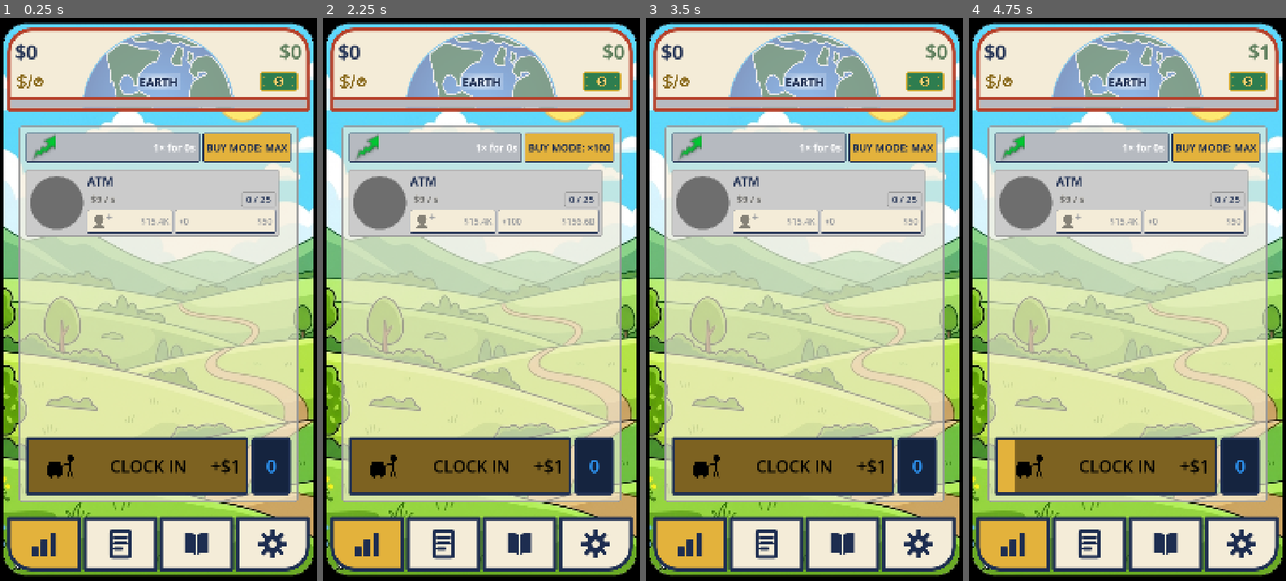
Above: before the commit, frames 1-4 (left to right).
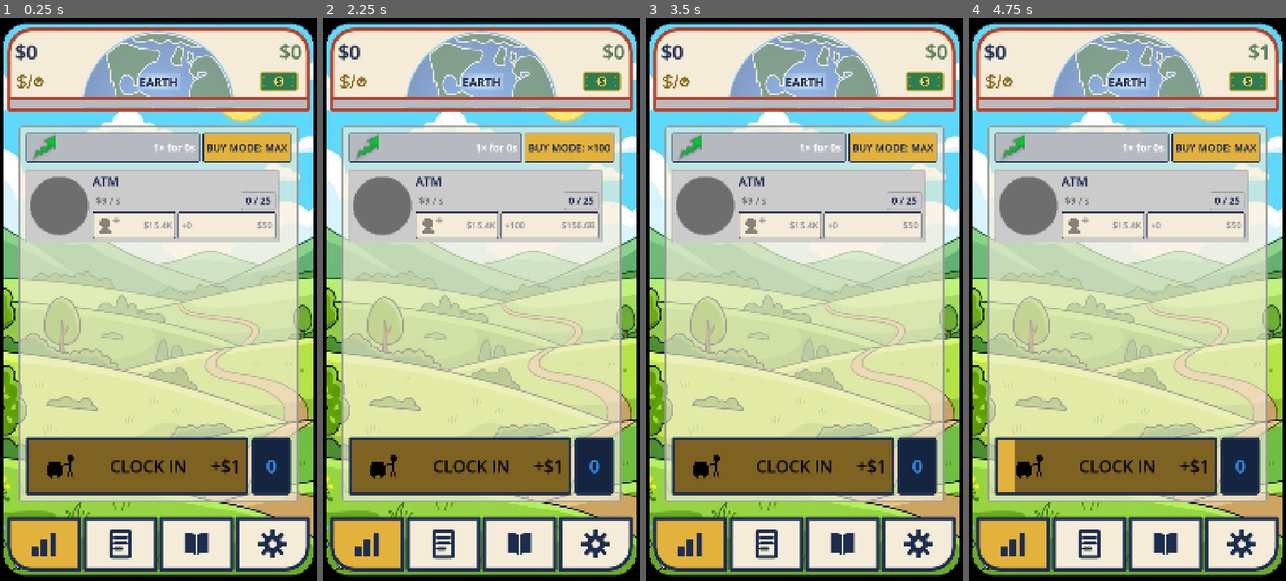
Above: after the commit, the same moments.

Repository: TimGoergen/american-tycoon
Game: Godot game, scene res://Main.tscn
The game is run twice, just before and just after one commit, with the same random seed, the same clock (stepped at 60 frames per second) and the same inputs.
Inputs (mouse positions are in pixels of both pictures, inside the frame that each line leads up to):
- Up to frame 1 (0.25 s): no input
- Up to frame 2 (2.25 s): click "BUY MODE: MAX" at 0.5 s; click "BUY MODE: ×1" at 1.25 s; click "BUY MODE: ×10" at 2 s
- Up to frame 3 (3.5 s): click "BUY MODE: ×100" at 2.75 s
- Up to frame 4 (4.75 s): click (1105, 468) at 3.5 s; click (1013, 541) at 4.27 s

The runs differ from the first frame. In frame 1, 2.7% of the frame differs, in the area x 8-89%, y 28-40%; in frame 2, 2.8%; in frame 3, 2.7%; in frame 4, 2.7%.

Commit message:
Property panel: taller rows, all text bold
- SECOND_ROW_HEIGHT 52->60, BUTTON_ROW_HEIGHT 80->92; the panel's
  height follows its rows, and the portrait disc scales with the panel.
  Hire glyph icon 56->62 to match the taller button.
- Every text on the panel is bold: count chip, buy/hire button labels
  (via the split-label helper), the hire "+", and the portrait's
  "LVL n" (name + income overlay already were). Hand-drawn texts use a
  cached bold FontVariation.

Co-Authored-By: Claude Fable 5 <noreply@anthropic.com>
Claude-Session: https://claude.ai/code/session_01V2mTLbKztKGNf3y2Xw5aUW

Diff:
--- a/game/scripts/ui/ManagerCircle.gd
+++ b/game/scripts/ui/ManagerCircle.gd
@@ -57,6 +57,10 @@
 var _show_rush_icon := false
 ## The property's current staff-ladder level, shown inside the disc (0 = hidden).
 var _staff_level := 0
+
+## The bold face the level text draws in (all property-panel text is bold, Tim
+## 2026-07-05) — cached: building a FontVariation per frame in _draw would be wasteful.
+static var _level_font: FontVariation
 
 ## The transparent button overlaying the circle — the actual tap/hold target.
 var _button: Button
@@ -153,10 +157,11 @@
 		_draw_icon(RESTART_TEX, UiPalette.NAVY, radius * icon_fraction, icon_center)
 
 	if show_level:
-		var font := get_theme_default_font()
+		if _level_font == null:
+			_level_font = UiPalette.make_bold_font()
 		var font_size := maxi(14, int(radius * LEVEL_FONT_FRACTION))
 		var baseline_y := center.y + radius * LEVEL_TEXT_BASELINE_FRACTION
-		draw_string(font, Vector2(0.0, baseline_y), "LVL %d" % _staff_level,
+		draw_string(_level_font, Vector2(0.0, baseline_y), "LVL %d" % _staff_level,
 				HORIZONTAL_ALIGNMENT_CENTER, size.x, font_size, Color.BLACK)
 
 	# Navy outline ring on top, so the edge stays crisp over any fill or icon.
--- a/game/scripts/ui/PropertyRow.gd
+++ b/game/scripts/ui/PropertyRow.gd
@@ -136,7 +136,10 @@
 # The buy button shows "BUY ×N" on the left and the cost on the right; the hire button
 # shows the verb/staffer on the left and the cost/tier on the right. The font is sized
 # to fill this fixed row height — see _add_split_button_labels.
-const BUTTON_ROW_HEIGHT := 80
+## Raised 80 → 92 in the taller-panel pass (Tim, 2026-07-05) — the panel's height follows
+## its rows, so growing the two row constants grows the whole panel (and the portrait
+## disc with it, via PORTRAIT_HEIGHT_FRACTION).
+const BUTTON_ROW_HEIGHT := 92
 ## A touch under FONT_BUTTON (34) so long cost numbers on the buy/hire buttons have more room
 ## before the caption and cost start crowding each other (Tim, 2026-07-01).
 const BUTTON_LABEL_FONT_SIZE := 30
@@ -144,9 +147,10 @@
 ## Property-row readability pass (Tim, 2026-07-01): the row is taller and its labels bigger.
 ## The property NAME reads in bold on the top line at this size.
 const NAME_FONT_SIZE := UiPalette.FONT_SUBHEAD
-## Shared height of the second row's two elements — the outlined "owned / next-threshold" count
-## panel and, to its right, the cycle progress bar — kept equal so they read as one aligned band.
-const SECOND_ROW_HEIGHT := 52
+## Shared height of the second row's two elements — the cycle progress bar and the outlined
+## "owned / next-threshold" count chip — kept equal so they read as one aligned band.
+## Raised 52 → 60 in the taller-panel pass (Tim, 2026-07-05).
+const SECOND_ROW_HEIGHT := 60
 ## Font for the count-panel text and the per-cycle income readout above the bar.
 const SECOND_ROW_FONT_SIZE := UiPalette.FONT_BODY
 
@@ -264,6 +268,8 @@
 	_count_label.vertical_alignment = VERTICAL_ALIGNMENT_CENTER
 	_count_label.add_theme_color_override("font_color", UiPalette.NAVY)
 	_count_label.add_theme_font_size_override("font_size", SECOND_ROW_FONT_SIZE)
+	# Every text on the panel reads bold (Tim, 2026-07-05).
+	_count_label.add_theme_font_override("font", UiPalette.make_bold_font())
 	count_chip.add_child(_count_label)
 
 	# Cycle progress bar (Style Guide §9: the "spin" is the real cycle progress), filling the cell.
@@ -788,6 +794,8 @@
 	left.size_flags_vertical = Control.SIZE_FILL
 	left.clip_text = true  # if the two strings ever collide, the caption yields, never the cost
 	left.add_theme_font_size_override("font_size", BUTTON_LABEL_FONT_SIZE)
+	# Every text on the panel reads bold (Tim, 2026-07-05).
+	left.add_theme_font_override("font", UiPalette.make_bold_font())
 	left.mouse_filter = Control.MOUSE_FILTER_IGNORE
 	row.add_child(left)
 
@@ -796,6 +804,7 @@
 	right.vertical_alignment = VERTICAL_ALIGNMENT_CENTER
 	right.size_flags_vertical = Control.SIZE_FILL
 	right.add_theme_font_size_override("font_size", BUTTON_LABEL_FONT_SIZE)
+	right.add_theme_font_override("font", UiPalette.make_bold_font())
 	right.mouse_filter = Control.MOUSE_FILTER_IGNORE
 	row.add_child(right)
 
@@ -864,7 +873,8 @@
 ## the icon's VISIBLE bounds (get_used_rect — see the texture-sizing memory note).
 class StaffHireGlyph extends Control:
 	## Side of the square box the headshot canvas is fitted into.
-	const ICON_SIZE := 56.0
+	## 56 → 62 in the taller-panel pass (Tim, 2026-07-05).
+	const ICON_SIZE := 62.0
 	## The plus is bigger than the button's cost text so it carries as a symbol.
 	const PLUS_FONT_SIZE := 42
 	## Gap between the face's visible right edge and the plus.
@@ -884,13 +894,17 @@
 	## The headshot art's opaque bounds inside its canvas, computed ONCE for all rows
 	## (get_used_rect is a CPU pixel scan; the canvas carries transparent padding).
 	static var _icon_used_rect := Rect2()
+	## The bold face the "+" draws in (all panel text is bold, Tim 2026-07-05) —
+	## cached: building a FontVariation per frame in _draw would be wasteful.
+	static var _plus_font: FontVariation
 
 	func _ready() -> void:
 		mouse_filter = Control.MOUSE_FILTER_IGNORE
 		if _icon_used_rect.size == Vector2.ZERO:
 			_icon_used_rect = Rect2(ManagerCircle.HEADSHOT_TEX.get_image().get_used_rect())
-		var font := get_theme_default_font()
-		var plus_width := font.get_string_size("+", HORIZONTAL_ALIGNMENT_LEFT, -1.0, PLUS_FONT_SIZE).x
+		if _plus_font == null:
+			_plus_font = UiPalette.make_bold_font()
+		var plus_width := _plus_font.get_string_size("+", HORIZONTAL_ALIGNMENT_LEFT, -1.0, PLUS_FONT_SIZE).x
 		custom_minimum_size = Vector2(ICON_SIZE + PAIR_GAP + plus_width, ICON_SIZE)
 
 	func _draw() -> void:
@@ -907,7 +921,6 @@
 		var face_top := canvas_pos.y + _icon_used_rect.position.y * fit
 		var face_right := canvas_pos.x + _icon_used_rect.end.x * fit
 
-		var font := get_theme_default_font()
 		var baseline_y := face_top + PLUS_FONT_SIZE * PLUS_TOP_TO_BASELINE
-		draw_string(font, Vector2(face_right + PAIR_GAP, baseline_y), "+",
+		draw_string(_plus_font, Vector2(face_right + PAIR_GAP, baseline_y), "+",
 				HORIZONTAL_ALIGNMENT_LEFT, -1.0, PLUS_FONT_SIZE, tint)
